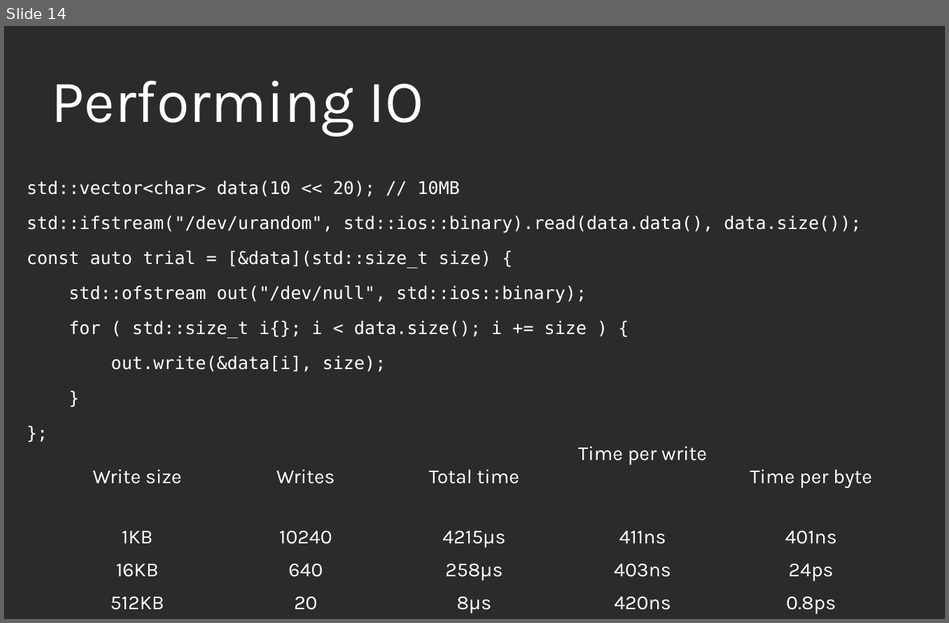
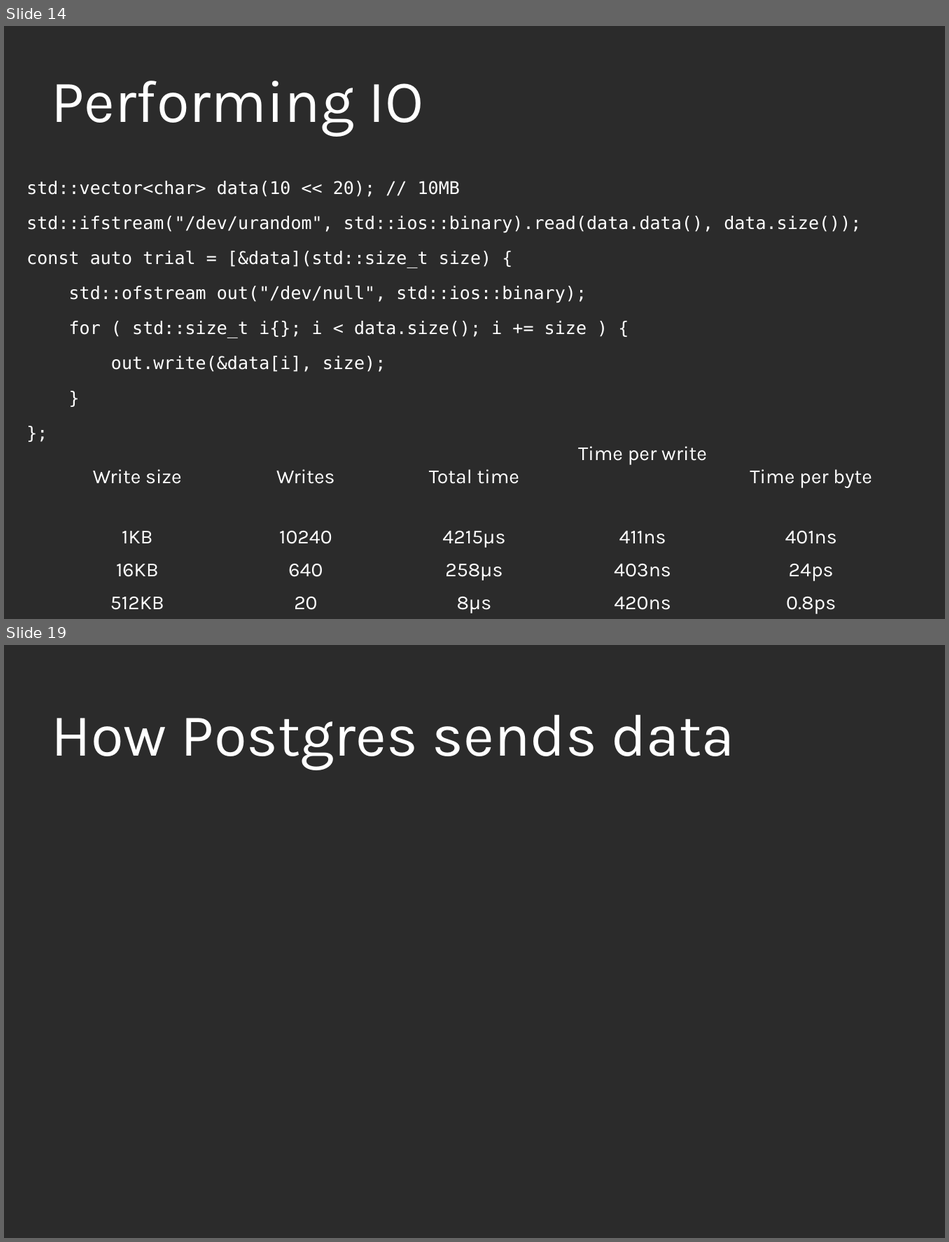
Before and after one commit to KayEss/cpp-designing4performance, a slide deck: slides/Designing APIs For Performance.odp. Shown one above the other, each under a label of ours: slide 14 before the commit, slides 14 and 19 after it; the slides between them are not shown. The pictures are 949x623 and 949x1242 pixels, drawn with LibreOffice and Linux fonts; fonts in the diff are those of the drawing; background and template pictures are left out; a plain dark background stands for a picture behind light text. Boxes give left, top, right and bottom in pixels: in the first picture for what was removed or moved away, otherwise in the second. Text is boxed around its words. In the diff, an @@ line names an element or a change of style, - is before the commit and + after.

```diff
--- a/slides/Designing APIs For Performance.odp
+++ b/slides/Designing APIs For Performance.odp
@@ slide 19 added at box(4, 645, 945, 1238), background picture (left out) @@
@@ title added at box(51, 714, 735, 770), 60 pt, text #FFFFFF @@
+How Postgres sends data
```
Also in this commit, not shown: 1 slide changed, 6 other slides added, 2 slides removed, 1 other file.
